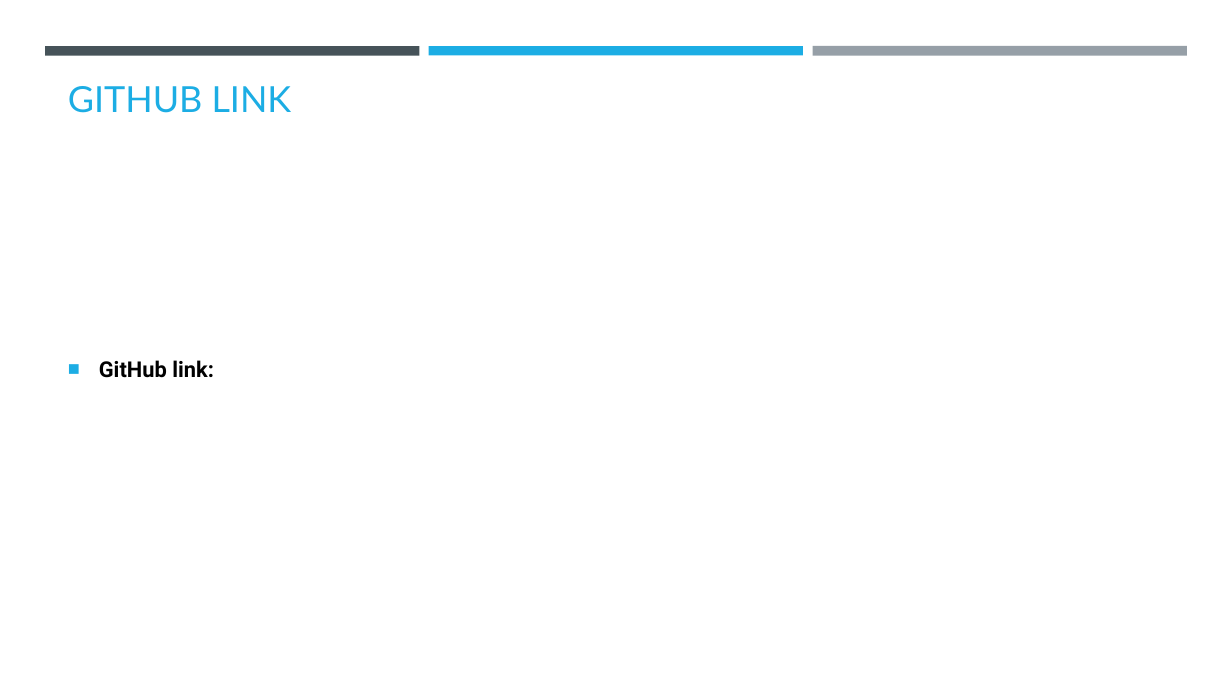
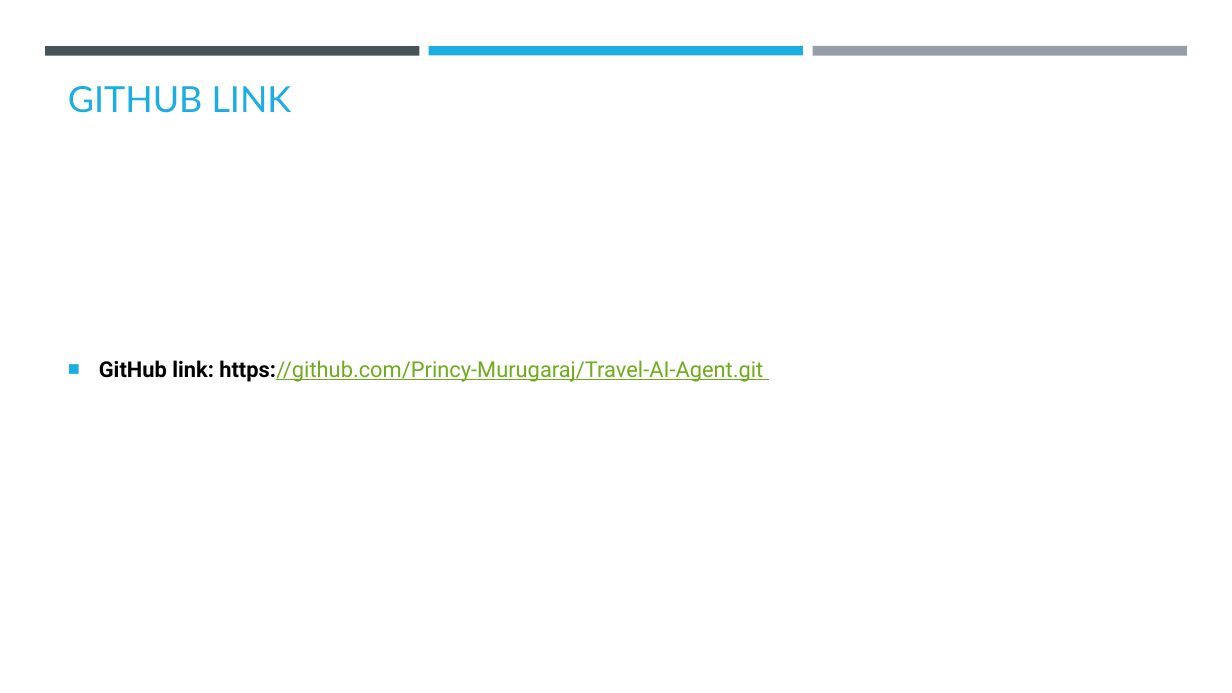
Before and after one commit to Princy-Murugaraj/Travel-AI-Agent, a slide deck: slide 16 of princytravelagenticai.pptx. Drawn at 1232x693 pixels with LibreOffice and Linux fonts; fonts in the diff are those of the drawing; background and template pictures are left out. Boxes give left, top, right and bottom in pixels: in the first picture for what was removed or moved away, otherwise in the second. Text is boxed around its words. In the diff, an @@ line names an element or a change of style, - is before the commit and + after.

```diff
--- a/princytravelagenticai.pptx
+++ b/princytravelagenticai.pptx
@@ text at box(99, 360, 763, 382): text changed; text colour #000000 to #6EAC1C; bold off @@
-■ GitHub link:
+■ GitHub link: https://github.com/Princy-Murugaraj/Travel-AI-Agent.git
```
